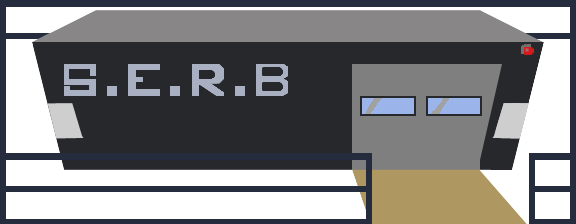
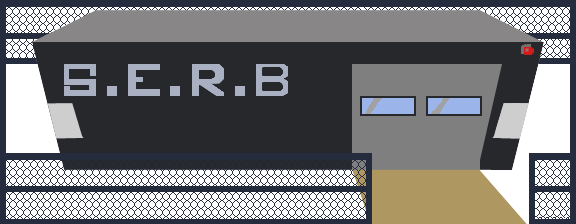
Before/after of a 576x224 layered artwork. What changed in the layer stack:
removed layer "Calque 9" over [6, 41, 576, 219]
added layer "Calque 62" above "Calque 24" over [6, 160, 570, 219]
added layer "Calque 24" above "Calque 0" over [6, 41, 576, 219]
added layer "Calque 66" above "Calque 3" over [6, 7, 576, 64]
painted on "Calque 3" over [6, 58, 570, 64]
